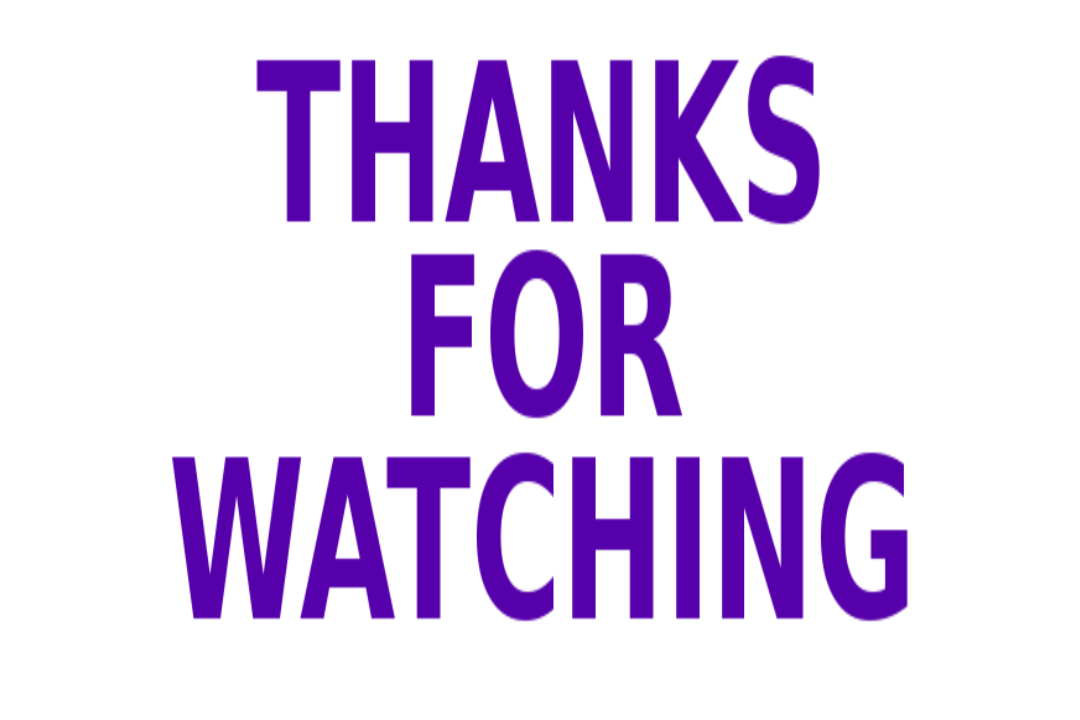
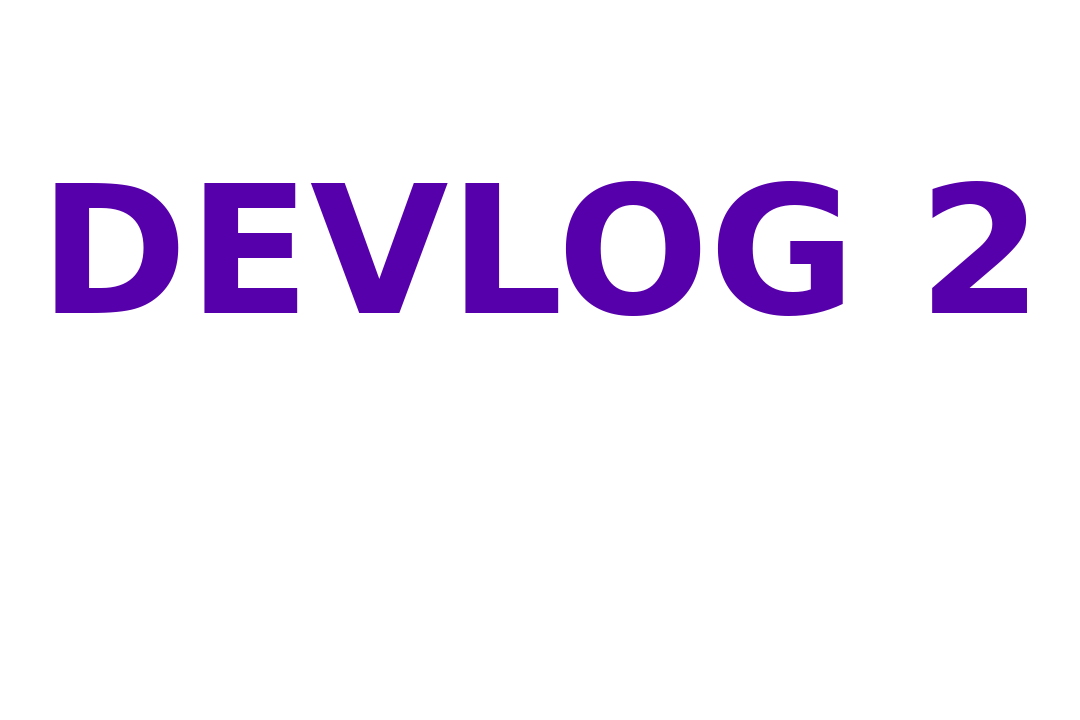
Layered file, before and after one edit (1080px x 720px). Changes by layer:
added layer "DEVLOG 2" above "Pasted Layer" over [left=55, top=181, right=1027, bottom=316]
hid "Transformation" over [left=172, top=54, right=908, bottom=623]
